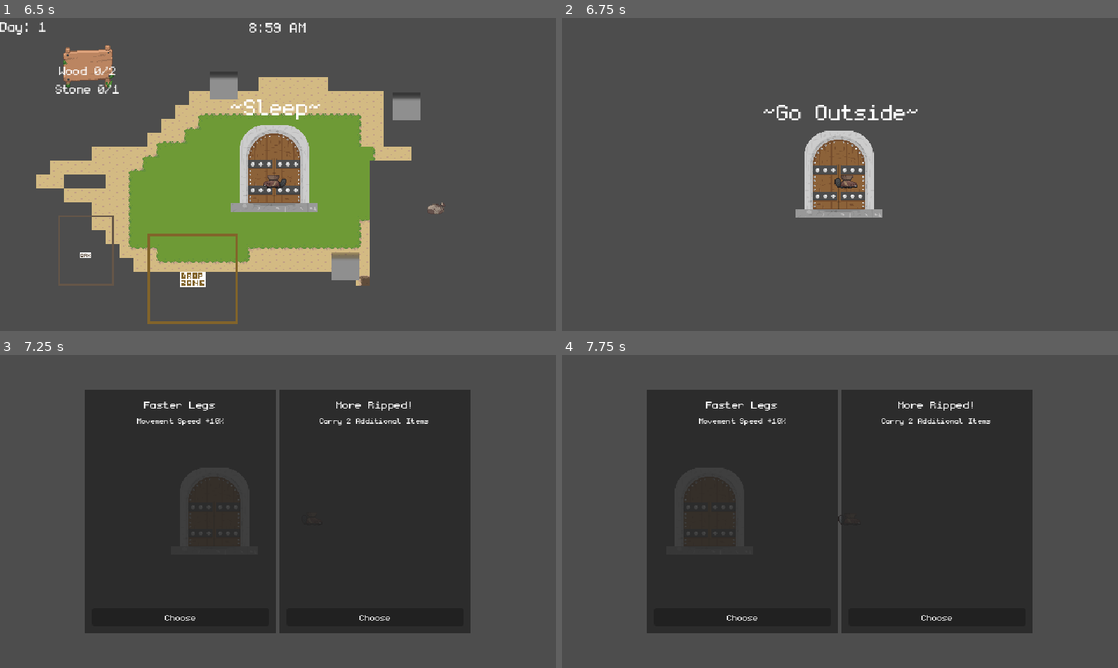
Above: before the commit, frames 1-4 (two rows, left to right).
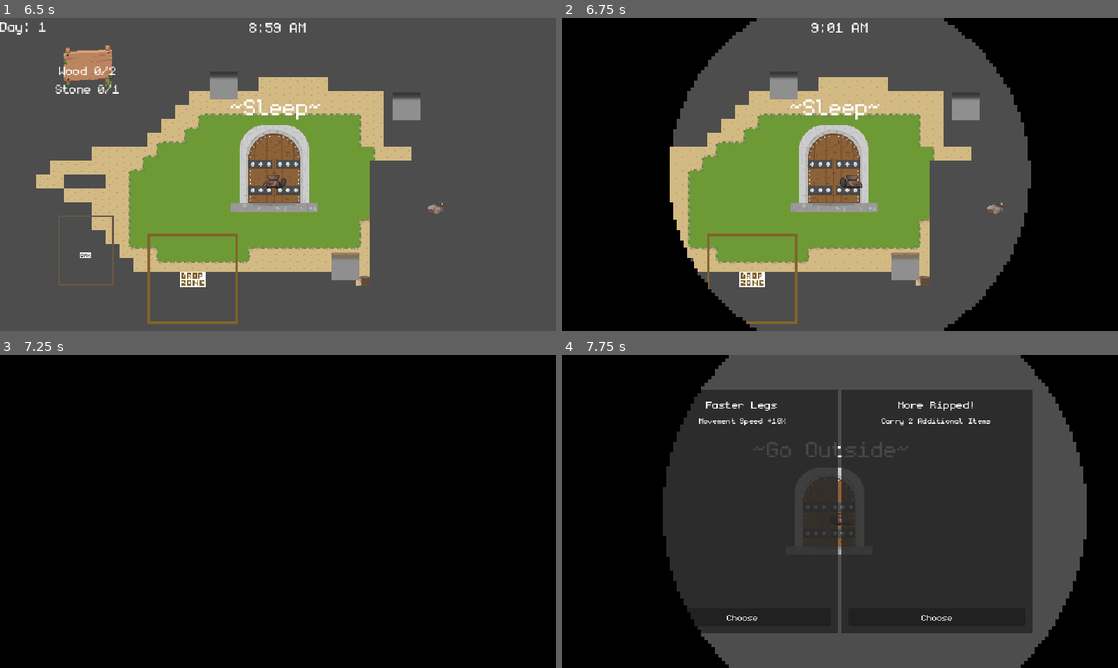
Above: after the commit, the same moments.

Repository: Juniper19/beaver-game
Game: Godot game, scene res://menu/main_menu.tscn
Same seed, same stepped clock (60 frames per second), same inputs: the game is played once before the commit and once after it. The engine's default icon, where the game draws it, is replaced by a stand-in: a white triangle on a blue panel in a dark square.
Inputs:
- Up to frame 1 (6.5 s): click "Start Game" at 0.5 s; tap Enter (ui_accept) at 1.25, 1.52, 2.27, 3.77, 4.52, 5.27 s; hold D (move_right) 1.28-2.03 s; hold Q (drop_item) 1.28-2.03 s; hold Down (cycle_down) 2.03-2.78 s; tap E (interact) at 2.1 s; hold D (move_right) 2.78-3.53 s; hold Z (plant_seed) 2.78-3.53 s; hold Up (cycle_up) 3.53-4.28 s; tap Q (drop_item) at 3.6 s; hold E (interact) 4.28-5.03 s; hold A (move_left) 4.28-5.78 s; tap Z (plant_seed) at 5.1 s; hold Down (cycle_down) from 5.78 s (still down); hold Q (drop_item) from 5.78 s (still down)
- Up to frame 2 (6.75 s): release Down (cycle_down) at 6.53 s; release Q (drop_item) at 6.53 s; hold D (move_right) from 6.53 s (still down); tap E (interact) at 6.6 s
- Up to frame 3 (7.25 s): keep holding D (move_right); tap Enter (ui_accept) at 6.77 s
- Up to frame 4 (7.75 s): release D (move_right) at 7.28 s; hold Up (cycle_up) from 7.28 s (still down); hold Z (plant_seed) from 7.28 s (still down); tap Enter (ui_accept) at 7.52 s

Frame 1 is identical in both runs. In frame 2, 70% of the frame differs, in the area x 0-100%, y 0-100%; in frame 3, 100%; in frame 4, 32%.

Commit message:
circle transition

Diff:
--- a/Day and night/day_night_manager.gd
+++ b/Day and night/day_night_manager.gd
@@ -164,7 +164,7 @@
 	await tween.finished
 
 	# Teleport into dam after passing out
-	SceneManager.load_scene(SceneManager.Scene.INSIDE_DAM)
+	SceneManager.load_scene(SceneManager.Scene.INSIDE_DAM, SceneManager.Transition.CIRCLE)
 
 func _get_wake_time() -> int:
 	var stats = get_node("/root/GlobalStats")
--- a/Doors/door.gd
+++ b/Doors/door.gd
@@ -17,9 +17,9 @@
 
 
 func next_level():
-	SceneManager.load_scene(target_scene)
+	SceneManager.load_scene(target_scene, SceneManager.Transition.CIRCLE)
 
 
 func _on_interaction(by):
 	if by is Player:
-		SceneManager.load_scene(target_scene)
+		SceneManager.load_scene(target_scene, SceneManager.Transition.CIRCLE)
--- a/global/scene_manager.gd
+++ b/global/scene_manager.gd
@@ -8,15 +8,29 @@
 	#MAIN_MENU
 }
 
+enum Transition {
+	NONE,
+	CIRCLE,
+}
+
 var _scenes: Dictionary[Scene, String] = {
-	Scene.WORLD: "res://world.tscn",
-	Scene.INSIDE_DAM: "res://Dam/inside_dam.tscn"
+	Scene.WORLD: "uid://cl1jmkdurg2bg",
+	Scene.INSIDE_DAM: "uid://cus4fv7iknxoj"
 	#Scene.MAIN_MENU: <main menu path>
 }
 
+var _transitions: Dictionary[Transition, String] = {
+	Transition.CIRCLE: "uid://bc7t6gr8ow85a",
+}
+
+var changing_scenes = false
 
 
-func load_scene(target_scene: Scene) -> void:
+
+func load_scene(target_scene: Scene, transition: Transition = Transition.NONE) -> void:
+	if changing_scenes:
+		return
+
 	if target_scene == Scene.NONE:
 		push_warning("Cannot change scene to NONE!")
 		return
@@ -26,17 +40,48 @@
 		push_error("Target scene not found: ", target_path)
 		return
 
+	changing_scenes = true
+
 	var current_scene: Node = get_tree().current_scene
 	if current_scene.has_method("save"):
 		current_scene.call("save")
 
+	var transition_node: SceneTransition = null
+	if transition != Transition.NONE:
+		var transition_scene = load(_transitions[transition])
+		transition_node = transition_scene.instantiate()
+		get_tree().root.add_child(transition_node)
+
+		var player: Player = get_tree().get_first_node_in_group("player")
+		transition_node.play(false, player)
+
+		await transition_node.finished
+
+
 	var error = get_tree().change_scene_to_file(target_path)
+
+
 	if error != OK:
+		if transition_node:
+			transition_node.queue_free()
 		push_error("Error loading scene: ", error)
+		changing_scenes = false
 		return
+
+
 	current_scene = get_tree().current_scene
 
 	if target_scene == Scene.INSIDE_DAM:
 		if GlobalStats.DayOne == true:
 			GlobalStats.DayOne=false
 		AudioManager.stopMusic1()
+
+
+	if transition_node:
+		var player: Player = get_tree().get_first_node_in_group("player")
+		transition_node.play(true, player)
+
+		await transition_node.finished
+		transition_node.queue_free()
+
+	changing_scenes = false
--- /dev/null
+++ b/global/scene_transitions/circle_transition.gdshader
@@ -0,0 +1,29 @@
+shader_type canvas_item;
+
+uniform vec2 center = vec2(0.5, 0.5);
+uniform float progress = 0.5;
+uniform float asp = 1.7777777777777;
+
+
+void fragment() {
+	vec2 asp_UV = UV;
+	asp_UV.x *= asp;
+
+	vec2 asp_center = center;
+	asp_center.x *= asp;
+
+	vec2 dif = asp_center - asp_UV;
+
+
+	vec2 max_vec_normalized = max(abs(center), abs(vec2(1.0) - center));
+	vec2 max_dist_vec = max_vec_normalized;
+	max_dist_vec.x *= asp;
+	float max_dist_sq = dot(max_dist_vec, max_dist_vec);
+
+	float dist_sq = dot(dif, dif);
+	float scaled_progress = progress * progress * max_dist_sq;
+
+	if (dist_sq < scaled_progress) {
+		discard;
+	}
+}
--- /dev/null
+++ b/global/scene_transitions/circle_transition.tscn
@@ -0,0 +1,81 @@
+[gd_scene load_steps=8 format=3 uid="uid://bc7t6gr8ow85a"]
+
+[ext_resource type="Shader" uid="uid://bwp5of6fyry5b" path="res://global/scene_transitions/circle_transition.gdshader" id="1_cv1et"]
+[ext_resource type="Script" uid="uid://glfcib4ok1ty" path="res://global/scene_transitions/scene_transition.gd" id="1_o3ado"]
+
+[sub_resource type="ViewportTexture" id="ViewportTexture_o3ado"]
+viewport_path = NodePath("SubViewport")
+
+[sub_resource type="ShaderMaterial" id="ShaderMaterial_o3ado"]
+shader = ExtResource("1_cv1et")
+shader_parameter/center = Vector2(0.5, 0.5)
+shader_parameter/progress = 1.0
+shader_parameter/asp = 1.7777778
+
+[sub_resource type="Animation" id="Animation_ayosu"]
+length = 0.001
+tracks/0/type = "value"
+tracks/0/imported = false
+tracks/0/enabled = true
+tracks/0/path = NodePath("SubViewport/ColorRect:material:shader_parameter/progress")
+tracks/0/interp = 1
+tracks/0/loop_wrap = true
+tracks/0/keys = {
+"times": PackedFloat32Array(0),
+"transitions": PackedFloat32Array(1),
+"update": 0,
+"values": [1.0]
+}
+
+[sub_resource type="Animation" id="Animation_o3ado"]
+resource_name = "transition_out"
+length = 0.6
+tracks/0/type = "value"
+tracks/0/imported = false
+tracks/0/enabled = true
+tracks/0/path = NodePath("SubViewport/ColorRect:material:shader_parameter/progress")
+tracks/0/interp = 1
+tracks/0/loop_wrap = true
+tracks/0/keys = {
+"times": PackedFloat32Array(0.05, 0.6),
+"transitions": PackedFloat32Array(2.5, 6.155711),
+"update": 0,
+"values": [0.0, 1.0]
+}
+
+[sub_resource type="AnimationLibrary" id="AnimationLibrary_ayosu"]
+_data = {
+&"RESET": SubResource("Animation_ayosu"),
+&"transition_out": SubResource("Animation_o3ado")
+}
+
+[node name="CircleTransition" type="CanvasLayer"]
+layer = 50
+script = ExtResource("1_o3ado")
+
+[node name="TextureRect" type="TextureRect" parent="."]
+anchors_preset = 15
+anchor_right = 1.0
+anchor_bottom = 1.0
+grow_horizontal = 2
+grow_vertical = 2
+texture = SubResource("ViewportTexture_o3ado")
+
+[node name="SubViewport" type="SubViewport" parent="."]
+transparent_bg = true
+size = Vector2i(160, 90)
+
+[node name="ColorRect" type="ColorRect" parent="SubViewport"]
+modulate = Color(0, 0, 0, 1)
+material = SubResource("ShaderMaterial_o3ado")
+anchors_preset = 15
+anchor_right = 1.0
+anchor_bottom = 1.0
+grow_horizontal = 2
+grow_vertical = 2
+
+[node name="AnimationPlayer" type="AnimationPlayer" parent="SubViewport/ColorRect"]
+root_node = NodePath("../../..")
+libraries = {
+&"": SubResource("AnimationLibrary_ayosu")
+}
--- /dev/null
+++ b/global/scene_transitions/scene_transition.gd
@@ -0,0 +1,38 @@
+class_name SceneTransition
+extends CanvasLayer
+
+signal finished
+
+@onready var color_rect: ColorRect = $SubViewport/ColorRect
+@onready var animation_player: AnimationPlayer = $SubViewport/ColorRect/AnimationPlayer
+@onready var shader: ShaderMaterial = ($SubViewport/ColorRect.material as ShaderMaterial)
+
+var _following: Node2D
+
+func _ready():
+	animation_player.animation_finished.connect(finished.emit)
+
+func play(transition_out: bool = true, follow: Node2D = null):
+
+	_following = follow
+	_physics_process(0.0)
+
+	shader.set_shader_parameter("asp", color_rect.size.aspect())
+
+	if transition_out:
+		animation_player.play("transition_out")
+	else:
+		animation_player.play_backwards("transition_out")
+
+func _physics_process(_delta: float):
+	if _following and shader:
+		var screen_pos = get_node_screen_position(_following)
+		shader.set_shader_parameter("center", screen_pos)
+
+
+func get_node_screen_position(node: Node2D) -> Vector2:
+	var viewport = node.get_viewport()
+	var screen_pos = node.get_global_transform_with_canvas().origin
+	var viewport_size: Vector2 = viewport.get_visible_rect().size
+	var normalized_pos: Vector2 = screen_pos / viewport_size
+	return normalized_pos
Not shown, added: global/scene_transitions/circle_transition.gdshader.uid
Not shown, added: global/scene_transitions/scene_transition.gd.uid
